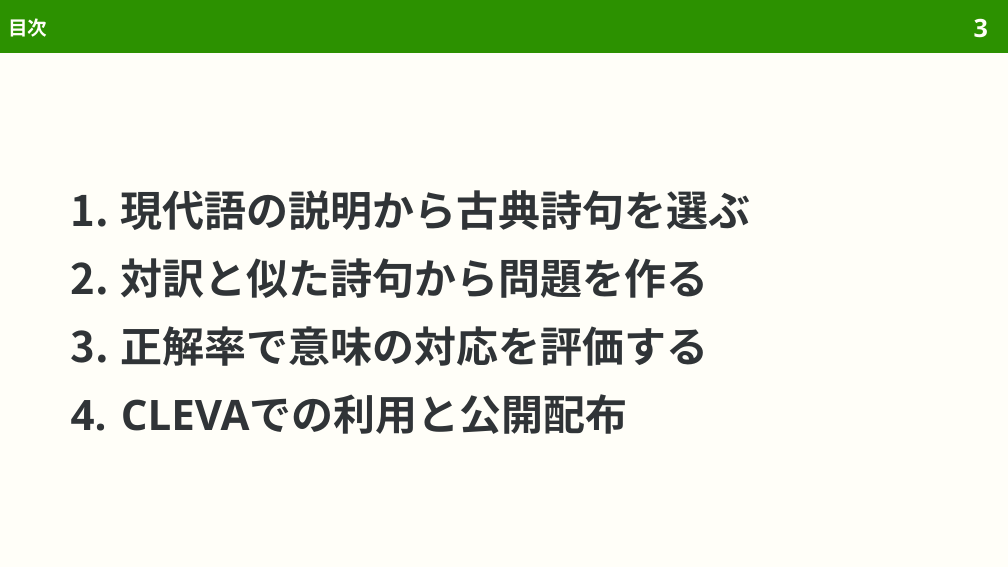
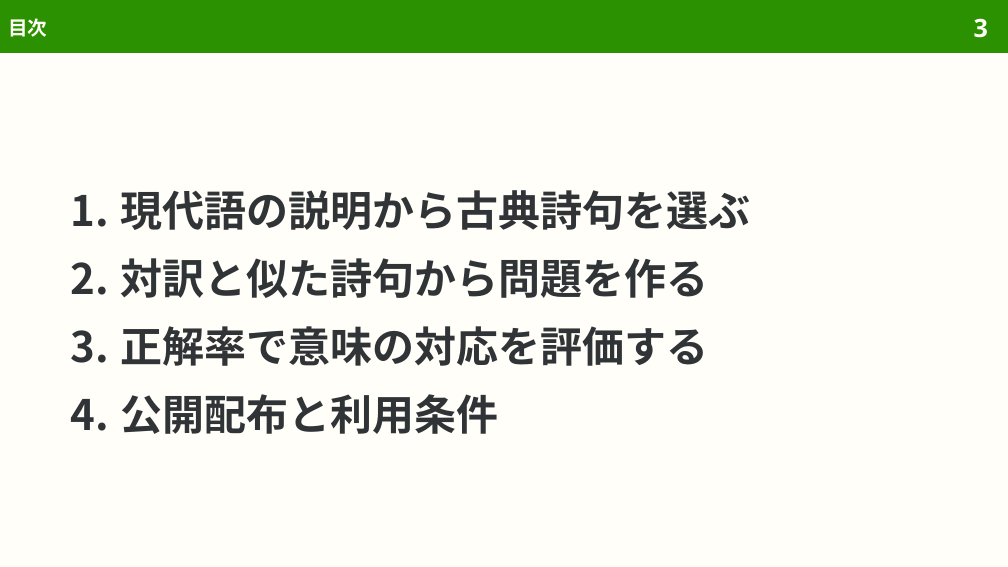
Before and after one commit to sasakiy84/datasets-in-10-minutes, a slide deck: slide 3 of slides/datasets-in-10-minutes-ccpm.pptx. Drawn at 1008x567 pixels with LibreOffice and Linux fonts; fonts in the diff are those of the drawing. Boxes give left, top, right and bottom in pixels: in the first picture for what was removed or moved away, otherwise in the second. Text is boxed around its words. In the diff, an @@ line names an element or a change of style, - is before the commit and + after.

```diff
--- a/slides/datasets-in-10-minutes-ccpm.pptx
+++ b/slides/datasets-in-10-minutes-ccpm.pptx
@@ text at (x1=121, y1=394, x2=499, y2=434): text changed @@
-4. CLEVAでの利用と公開配布
+4. 公開配布と利用条件
```
Also in this commit, not shown: 5 other slides changed, 2 slides removed, 46 other files.
